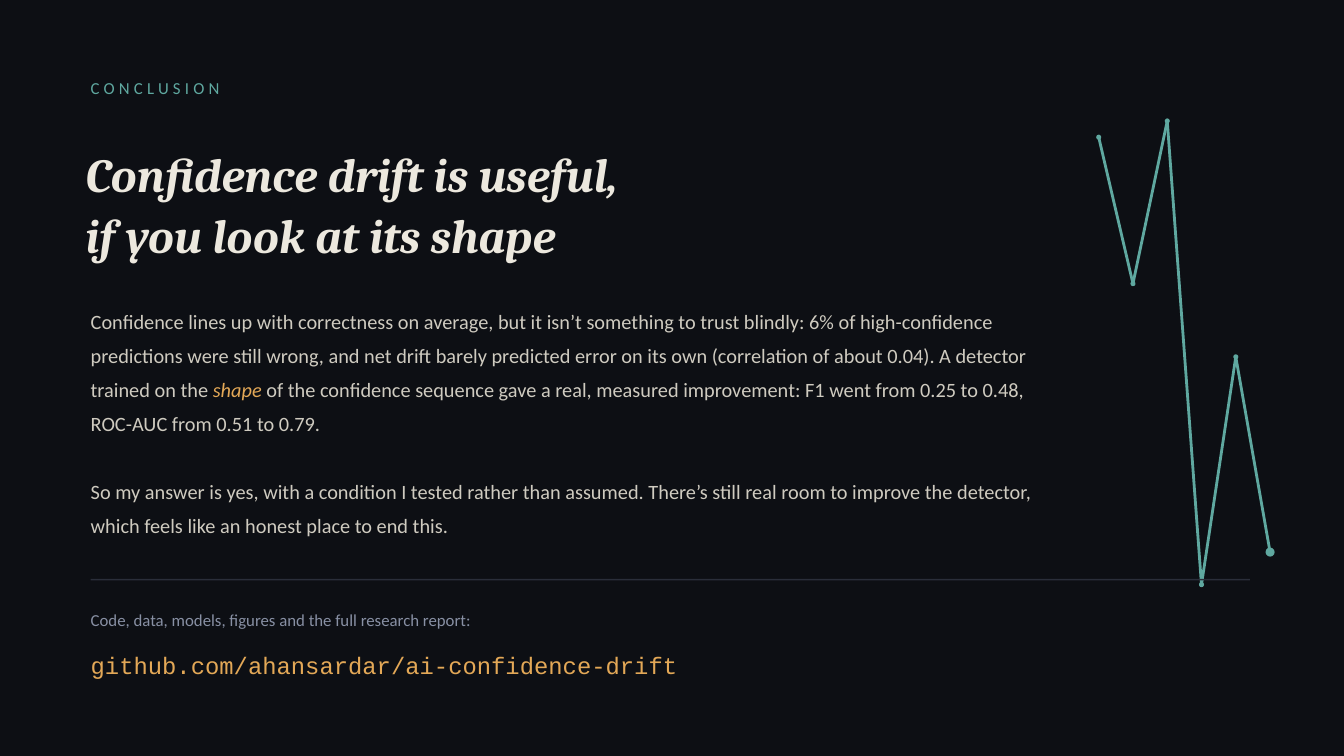
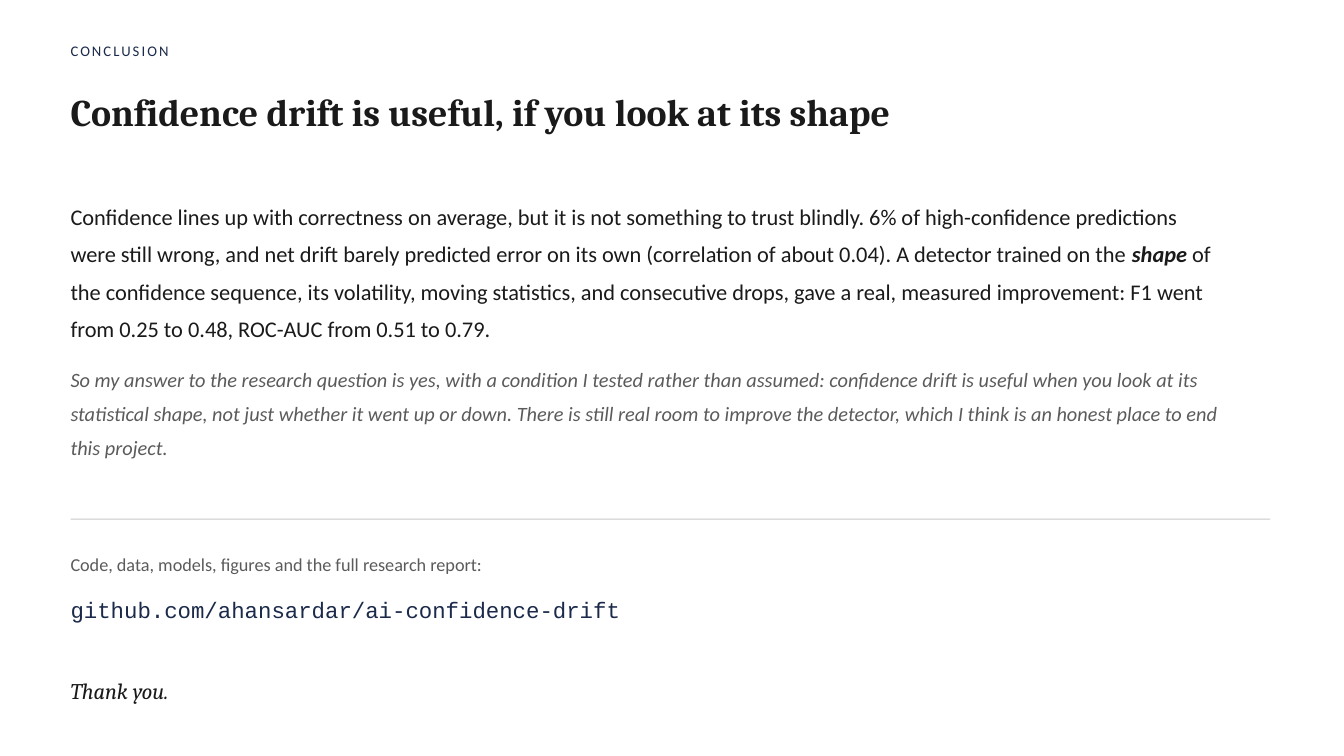
Before and after one commit to ahansardar/ai-confidence-drift, a slide deck: slide 14 of reports/presentation/AI_Confidence_Drift_Presentation.pptx. Drawn at 1344x756 pixels with LibreOffice and Linux fonts; fonts in the diff are those of the drawing. Boxes give left, top, right and bottom in pixels: in the first picture for what was removed or moved away, otherwise in the second. Text is boxed around its words. In the diff, an @@ line names an element or a change of style, - is before the commit and + after.

Commit message:
Rebuild presentation in a plain academic style
Replaced the dark tech theme with a paper-white, Century Schoolbook /
Calibri layout resembling a real university defense deck: proper
figure and table captions, a classic footline (author, title, page
number), and results shown as data tables rather than styled cards.

```diff
--- a/reports/presentation/AI_Confidence_Drift_Presentation.pptx
+++ b/reports/presentation/AI_Confidence_Drift_Presentation.pptx
@@ background #0D0F14 to #FFFFFF @@
@@ text "CONCLUSION": place and size @@
-text "CONCLUSION" at [91,83,220,94]
+text "CONCLUSION" at [71,46,169,56]
@@ text "CONCLUSION" at [71,46,169,56]: size 12 to 10.5 pt, text colour #5FA8A0 to #1B2A4A, letter spacing 3 to 1.5 pt @@
@@ text at [71,99,890,135]: text changed; size 34 to 27 pt; text colour #ECE8DE to #1A1A1A; italic off @@
-Confidence drift is useful,
-if you look at its shape
+Confidence drift is useful, if you look at its shape
@@ ellipse removed at [1165,119,1170,124] @@
@@ ellipse removed at [1097,135,1102,140] @@
@@ line removed from (1099, 137) to (1133, 283) @@
@@ line removed from (1133, 283) to (1168, 121) @@
@@ line removed from (1168, 121) to (1202, 585) @@
@@ text at [71,209,1211,340]: text changed; size 14.5 to 16 pt; text colour #CFCBC0 to #1A1A1A @@
-Confidence lines up with correctness on average, but it isn’t something to trust blindly: 6% of high-confidence predictions were still wrong, and net drift barely predicted error on its own (correlation of about 0.04). A detector trained on the shape of the confidence sequence gave a real, measured improvement: F1 went from 0.25 to 0.48, ROC-AUC from 0.51 to 0.79.
-So my answer is yes, with a condition I tested rather than assumed. There’s still real room to improve the detector, which feels like an honest place to end this.
+Confidence lines up with correctness on average, but it is not something to trust blindly. 6% of high-confidence predictions were still wrong, and net drift barely predicted error on its own (correlation of about 0.04). A detector trained on the shape of the confidence sequence, its volatility, moving statistics, and consecutive drops, gave a real, measured improvement: F1 went from 0.25 to 0.48, ROC-AUC from 0.51 to 0.79.
@@ ellipse removed at [1130,281,1135,286] @@
@@ line removed from (1202, 585) to (1236, 357) @@
@@ ellipse removed at [1233,355,1238,360] @@
@@ line removed from (1236, 357) to (1270, 553) @@
@@ text added at [71,373,1217,459], 14.5 pt, text #5B5B5B, italic @@
+So my answer to the research question is yes, with a condition I tested rather than assumed: confidence drift is useful when you look at its statistical shape, not just whether it went up or down. There is still real room to improve the detector, which I think is an honest place to end this project.
@@ line moved from (91, 580) - (1250, 580) to (71, 519) - (1270, 519) @@
@@ line (71, 519) - (1270, 519): stroke #2A2E3A 1 pt to #C9C9C9 0.75 pt @@
@@ text "Code, data, models, figures and ...": place and size @@
-text "Code, data, models, figures and ..." at [91,614,471,629]
+text "Code, data, models, figures and ..." at [71,558,481,574]
@@ text "Code, data, models, figures and ..." at [71,558,481,574]: size 12 to 13 pt, text colour #8890A4 to #5B5B5B @@
@@ ellipse removed at [1265,547,1274,557] @@
@@ text "github.com/ahansardar/ai-confidence-drift": place and size @@
-text "github.com/ahansardar/ai-confidence-drift" at [91,657,677,679]
+text "github.com/ahansardar/ai-confidence-drift" at [71,602,620,623]
@@ text "github.com/ahansardar/ai-confidence-drift" at [71,602,620,623]: size 17 to 16 pt, text colour #E3A857 to #1B2A4A @@
@@ ellipse removed at [1199,583,1204,588] @@
@@ text added at [71,683,169,704], 16 pt, text #1A1A1A, italic @@
+Thank you.
```
Also in this commit, not shown: 13 other slides changed.
